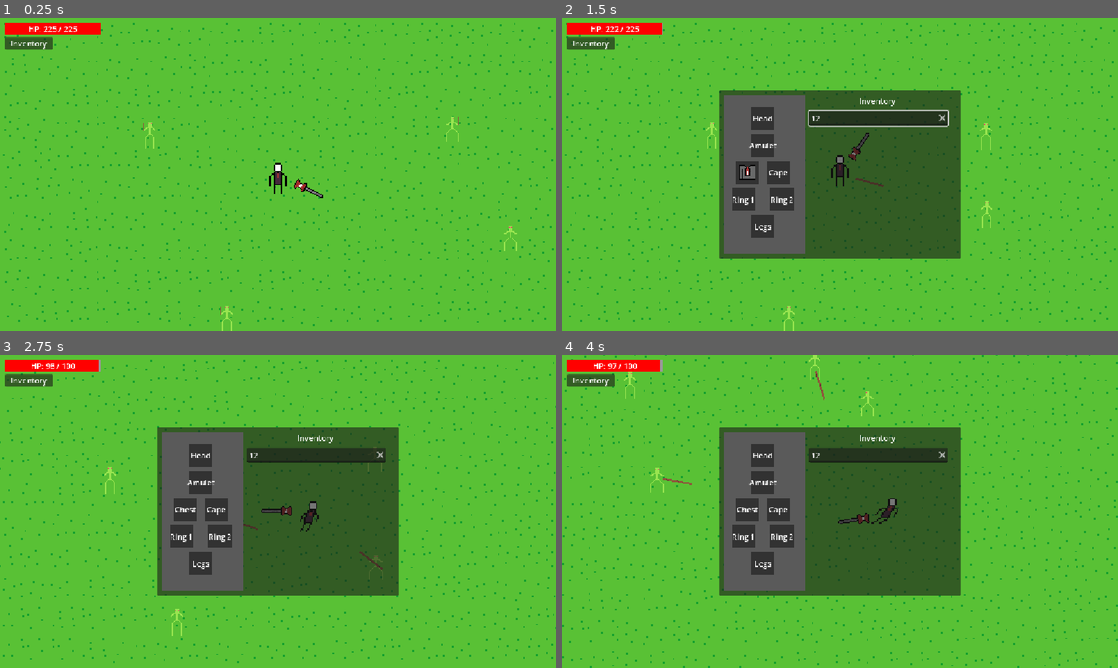
Above: before the commit, frames 1-4 (two rows, left to right).
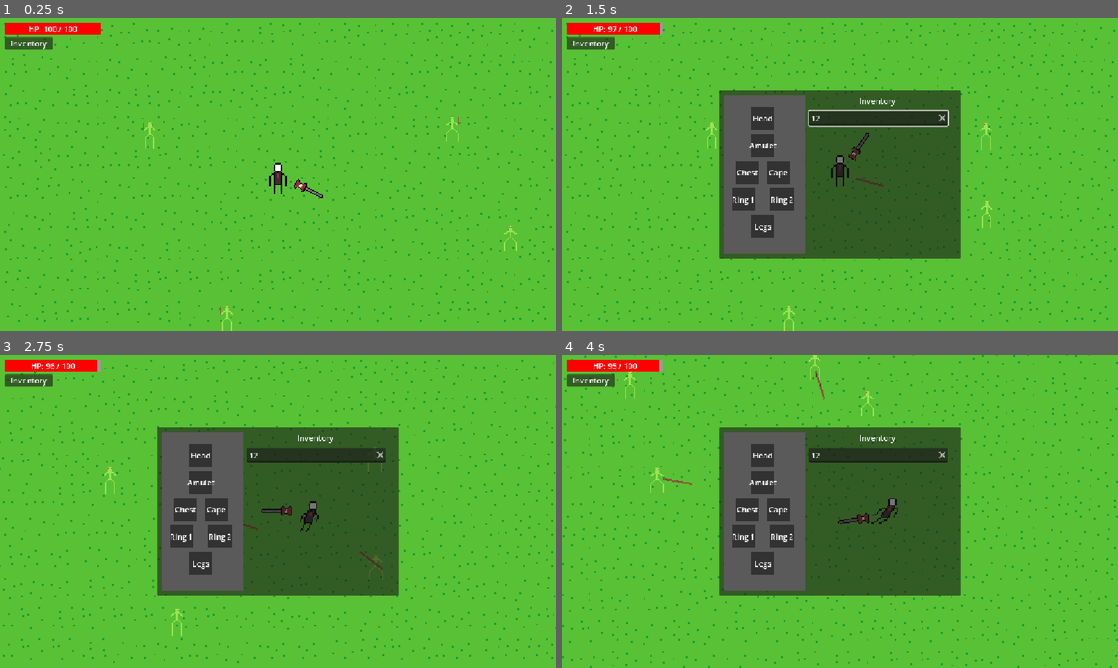
Above: after the commit, the same moments.

Repository: LavaWander/Slesh
Game: Godot game, scene res://world.tscn
Two runs of this game, one before a commit and one after it. Both use one fixed random seed, a clock stepped at 60 frames per second and the inputs below.
Inputs (mouse positions are in pixels of both pictures, inside the frame that each line leads up to):
- Up to frame 1 (0.25 s): no input
- Up to frame 2 (1.5 s): click (589, 43) at 0.5 s; click (878, 118) at 1.27 s; type "12" at 1.35 s
- Up to frame 3 (2.75 s): tap Enter at 2 s; move the mouse to (183, 508) at 2.02 s; hold D (move_right) from 2.03 s (still down); hold Right mouse button (attack_slash) from 2.03 s (still down); click (183, 508) at 2.17 s
- Up to frame 4 (4 s): move the mouse to (778, 508) at 2.77 s; release D (move_right) at 2.78 s; release Right mouse button (attack_slash) at 2.78 s; hold S (move_down) 2.78-3.53 s; click (778, 508) at 2.85 s; move the mouse to (745, 536) at 3.52 s; hold D (move_right) from 3.53 s (still down); hold Shift (run) from 3.53 s (still down); click (745, 536) at 3.67 s

The runs differ from the first frame. In frame 1, less than 0.1% of the frame differs, in the area x 7-14%, y 2-5%; in frame 2, 0.3%, in the area x 5-36%, y 1-52%; in frame 3, less than 0.1%; in frame 4, less than 0.1%.

Commit message:
Item Tooltips

Diff:
--- a/Game/items/business_armor.tres
+++ b/Game/items/business_armor.tres
@@ -1,31 +1,31 @@
 [gd_resource type="Resource" script_class="ItemData" format=3 uid="uid://bswng6wpisei0"]
 
-[ext_resource type="Texture2D" uid="uid://boljg2ieuc2s5" path="res://assets/business_armor.png" id="1_6nnjn"]
+[ext_resource type="Texture2D" uid="uid://h2ohmv8a2v8c" path="res://icon.svg" id="1_6nnjn"]
 [ext_resource type="Script" uid="uid://cy3g7c0rtvb4t" path="res://items/stat_modifier.gd" id="2_8imah"]
 [ext_resource type="Script" uid="uid://dckq8o12ke3vx" path="res://items/item_data.gd" id="3_i57dy"]
 
 [sub_resource type="Resource" id="Resource_j5o57"]
 script = ExtResource("2_8imah")
-value = 50.0
+value = 10.0
 metadata/_custom_type_script = "uid://cy3g7c0rtvb4t"
 
 [sub_resource type="Resource" id="Resource_6nnjn"]
 script = ExtResource("2_8imah")
 mode = 1
-value = 1.5
+value = 3.0
 metadata/_custom_type_script = "uid://cy3g7c0rtvb4t"
 
 [sub_resource type="Resource" id="Resource_8imah"]
 script = ExtResource("2_8imah")
-stat_id = 10
+stat_id = 5
 mode = 1
 value = 2.0
 metadata/_custom_type_script = "uid://cy3g7c0rtvb4t"
 
 [resource]
 script = ExtResource("3_i57dy")
-item_id = &"business_armor"
-display_name = "Business Armor"
+item_id = &"godot_armor"
+display_name = "Godot Armor"
 icon = ExtResource("1_6nnjn")
 equip_slot = &"chest"
 modifiers = Array[ExtResource("2_8imah")]([SubResource("Resource_j5o57"), SubResource("Resource_6nnjn"), SubResource("Resource_8imah")])
--- /dev/null
+++ b/Game/items/godot_armor.tres
@@ -0,0 +1,32 @@
+[gd_resource type="Resource" script_class="ItemData" format=3 uid="uid://dvbq7e3d4etvv"]
+
+[ext_resource type="Texture2D" uid="uid://boljg2ieuc2s5" path="res://assets/business_armor.png" id="1_mndbw"]
+[ext_resource type="Script" uid="uid://cy3g7c0rtvb4t" path="res://items/stat_modifier.gd" id="2_xo57t"]
+[ext_resource type="Script" uid="uid://dckq8o12ke3vx" path="res://items/item_data.gd" id="3_wenqi"]
+
+[sub_resource type="Resource" id="Resource_j5o57"]
+script = ExtResource("2_xo57t")
+value = 50.0
+metadata/_custom_type_script = "uid://cy3g7c0rtvb4t"
+
+[sub_resource type="Resource" id="Resource_6nnjn"]
+script = ExtResource("2_xo57t")
+mode = 1
+value = 1.5
+metadata/_custom_type_script = "uid://cy3g7c0rtvb4t"
+
+[sub_resource type="Resource" id="Resource_8imah"]
+script = ExtResource("2_xo57t")
+stat_id = 10
+mode = 1
+value = 2.0
+metadata/_custom_type_script = "uid://cy3g7c0rtvb4t"
+
+[resource]
+script = ExtResource("3_wenqi")
+item_id = &"business_armor"
+display_name = "Business Armor"
+icon = ExtResource("1_mndbw")
+equip_slot = &"chest"
+modifiers = Array[ExtResource("2_xo57t")]([SubResource("Resource_j5o57"), SubResource("Resource_6nnjn"), SubResource("Resource_8imah")])
+metadata/_custom_type_script = "uid://dckq8o12ke3vx"
--- a/Game/player/player.gd
+++ b/Game/player/player.gd
@@ -17,7 +17,7 @@
 	move_and_slide()
 
 	# handle animation
-	var sprite = $AnimatedSprite2D
+	var sprite: AnimatedSprite2D = $AnimatedSprite2D
 	if direction != Vector2.ZERO:
 		if is_running:
 			sprite.animation = "run"
@@ -36,16 +36,15 @@
 @onready var inventory: InventoryComponent = $InventoryComponent
 @onready var equipment: EquipmentComponent = $EquipmentComponent
 @onready var stats: StatsComponent = $StatsComponent
+var starter_items := [
+	&"business_armor",
+	&"godot_armor"
+]
 
 func _ready():
-	var armor := ItemDatabase.get_item(&"business_armor")
-	var added := inventory.add_item(armor, 1)
-	print("Add item success: ", added)
-
-	var equipped_success := equipment.equip(armor)
-	print("Equip success: ", equipped_success)
-
-	print("max_health add: ", stats.get_add(&"max_health"))
-	print("max_health mult: ", stats.get_mult(&"max_health"))
+	for item_id in starter_items:
+		var item := ItemDatabase.get_item(item_id)
+		if item != null:
+			inventory.add_item(item, 1)
 
 	add_to_group("player")
--- a/Game/ui/common/equipment_slot.gd
+++ b/Game/ui/common/equipment_slot.gd
@@ -2,6 +2,8 @@
 class_name EquipmentSlotUI
 
 signal clicked(slot_name: StringName)
+signal hovered(item: ItemData)
+signal unhovered
 
 @export var slot_name: StringName
 
@@ -14,11 +16,22 @@
 
 func _ready() -> void:
 	mouse_filter = Control.MOUSE_FILTER_STOP
+	mouse_entered.connect(_on_mouse_entered)
+	mouse_exited.connect(_on_mouse_exited)
 
 
 func _gui_input(event: InputEvent) -> void:
 	if event is InputEventMouseButton and event.pressed and event.button_index == MOUSE_BUTTON_LEFT:
 		clicked.emit(slot_name)
+
+
+func _on_mouse_entered() -> void:
+	if item != null:
+		hovered.emit(item)
+
+
+func _on_mouse_exited() -> void:
+	unhovered.emit()
 
 
 func set_item(new_item: ItemData) -> void:
@@ -34,4 +47,5 @@
 
 
 func _format_slot_name(value: StringName) -> String:
-	return String(value).capitalize()
+	var text := String(value)
+	return text.capitalize()
--- a/Game/ui/common/equipment_slot.tscn
+++ b/Game/ui/common/equipment_slot.tscn
@@ -22,7 +22,6 @@
 color = Color(0.19793725, 0.19793722, 0.19793722, 1)
 
 [node name="Icon" type="TextureRect" parent="." unique_id=1840087127]
-z_index = 1
 custom_minimum_size = Vector2(48, 48)
 layout_mode = 1
 anchors_preset = 15
--- a/Game/ui/common/item_slot.gd
+++ b/Game/ui/common/item_slot.gd
@@ -2,6 +2,8 @@
 class_name ItemSlotUI
 
 signal clicked(item: ItemData)
+signal hovered(item: ItemData)
+signal unhovered
 
 var item: ItemData = null
 
@@ -12,11 +14,23 @@
 
 func _ready() -> void:
 	mouse_filter = Control.MOUSE_FILTER_STOP
-
+	mouse_entered.connect(_on_mouse_entered)
+	mouse_exited.connect(_on_mouse_exited)
 
 func _gui_input(event: InputEvent) -> void:
 	if event is InputEventMouseButton and event.pressed and event.button_index == MOUSE_BUTTON_LEFT:
 		clicked.emit(item)
+
+
+func _on_mouse_entered() -> void:
+	print("entered item slot: ", item)
+	if item != null:
+		hovered.emit(item)
+
+
+func _on_mouse_exited() -> void:
+	print("exited item slot")
+	unhovered.emit()
 
 
 func set_item(new_item: ItemData, quantity: int) -> void:
--- a/Game/ui/common/item_slot.tscn
+++ b/Game/ui/common/item_slot.tscn
@@ -19,10 +19,10 @@
 anchor_bottom = 1.0
 grow_horizontal = 2
 grow_vertical = 2
+mouse_filter = 2
 color = Color(0.19607843, 0.19607843, 0.19607843, 1)
 
 [node name="Icon" type="TextureRect" parent="." unique_id=1840087127]
-z_index = 1
 custom_minimum_size = Vector2(64, 64)
 layout_mode = 1
 anchors_preset = 15
@@ -30,6 +30,7 @@
 anchor_bottom = 1.0
 grow_horizontal = 2
 grow_vertical = 2
+mouse_filter = 2
 
 [node name="QuantityLabel" type="Label" parent="." unique_id=1382429076]
 z_index = 1
--- /dev/null
+++ b/Game/ui/common/tooltip.gd
@@ -0,0 +1,123 @@
+extends Panel
+class_name ItemTooltip
+
+@onready var primary_name_label: Label = $MarginContainer/VBoxContainer/PrimaryNameLabel
+@onready var primary_stats_label: Label = $MarginContainer/VBoxContainer/PrimaryStatsLabel
+@onready var separator: HSeparator = $MarginContainer/VBoxContainer/Separator
+@onready var compare_name_label: Label = $MarginContainer/VBoxContainer/CompareNameLabel
+@onready var compare_stats_label: Label = $MarginContainer/VBoxContainer/CompareStatsLabel
+
+var is_showing: bool = false
+
+
+func _ready() -> void:
+	visible = false
+	mouse_filter = Control.MOUSE_FILTER_IGNORE
+
+
+func _process(_delta: float) -> void:
+	if not visible:
+		return
+
+	global_position = get_viewport().get_mouse_position()
+
+
+func show_tooltip(item: ItemData, compare_item: ItemData = null) -> void:
+	if item == null:
+		hide_tooltip()
+		return
+
+	primary_name_label.text = _get_item_name(item)
+	primary_stats_label.text = _build_stats_text(item)
+
+	if compare_item != null:
+		separator.visible = true
+		compare_name_label.visible = true
+		compare_stats_label.visible = true
+
+		compare_name_label.text = "Equipped: " + _get_item_name(compare_item)
+		compare_stats_label.text = _build_stats_text(compare_item)
+	else:
+		separator.visible = false
+		compare_name_label.visible = false
+		compare_stats_label.visible = false
+		compare_name_label.text = ""
+		compare_stats_label.text = ""
+
+	visible = true
+	is_showing = true
+
+	# Let layout update itself to the text content
+	reset_size()
+	size = Vector2.ZERO
+	custom_minimum_size = Vector2.ZERO
+
+
+func hide_tooltip() -> void:
+	visible = false
+	is_showing = false
+
+
+func _get_item_name(item: ItemData) -> String:
+	if item.display_name != "":
+		return item.display_name
+	return String(item.item_id)
+
+
+func _build_stats_text(item: ItemData) -> String:
+	if item == null or item.modifiers.is_empty():
+		return "No stats"
+
+	var lines: Array[String] = []
+
+	for modifier in item.modifiers:
+		if modifier == null:
+			continue
+
+		var stat_name: String = _format_stat_name(_get_modifier_stat_name(modifier))
+		var line: String
+
+		match modifier.mode:
+			StatModifier.Mode.ADD:
+				if modifier.value >= 0:
+					line = "+%s %s" % [_format_value(modifier.value), stat_name]
+				else:
+					line = "%s %s" % [_format_value(modifier.value), stat_name]
+			StatModifier.Mode.MULTIPLY:
+				line = "x%s %s" % [_format_value(modifier.value), stat_name]
+			_:
+				line = "%s %s" % [_format_value(modifier.value), stat_name]
+
+		lines.append(line)
+
+	if lines.is_empty():
+		return "No stats"
+
+	return "\n".join(lines)
+
+
+func _format_stat_name(stat_name: StringName) -> String:
+	var text := String(stat_name)
+	text = text.replace("_", " ")
+	return text.capitalize()
+
+
+func _format_value(value: float) -> String:
+	if is_equal_approx(value, round(value)):
+		return str(int(round(value)))
+	return str(snappedf(value, 0.01))
+
+
+func _get_modifier_stat_name(modifier: StatModifier) -> StringName:
+	if modifier == null:
+		return &""
+
+	# supports enum-based StatModifier
+	if modifier.has_method("get_stat_name"):
+		return modifier.get_stat_name()
+
+	# fallback for older string-based StatModifier
+	if "stat_name" in modifier:
+		return modifier.stat_name
+
+	return &"unknown_stat"
--- /dev/null
+++ b/Game/ui/common/tooltip.tscn
@@ -0,0 +1,42 @@
+[gd_scene format=3 uid="uid://cd0rxvgaldefv"]
+
+[ext_resource type="Script" uid="uid://dabaev3ypd3a6" path="res://ui/common/tooltip.gd" id="1_8oamj"]
+
+[node name="Tooltip" type="Panel" unique_id=2045001427]
+mouse_filter = 2
+script = ExtResource("1_8oamj")
+
+[node name="MarginContainer" type="MarginContainer" parent="." unique_id=569836987]
+layout_mode = 0
+offset_right = 132.0
+offset_bottom = 112.0
+
+[node name="ColorRect" type="ColorRect" parent="MarginContainer" unique_id=1253548738]
+layout_mode = 2
+color = Color(0.16565639, 0.16565642, 0.16565636, 1)
+
+[node name="VBoxContainer" type="VBoxContainer" parent="MarginContainer" unique_id=550692768]
+layout_mode = 2
+
+[node name="PrimaryNameLabel" type="Label" parent="MarginContainer/VBoxContainer" unique_id=290154042]
+layout_mode = 2
+horizontal_alignment = 1
+autowrap_mode = 3
+
+[node name="PrimaryStatsLabel" type="Label" parent="MarginContainer/VBoxContainer" unique_id=309564561]
+layout_mode = 2
+horizontal_alignment = 1
+autowrap_mode = 3
+
+[node name="Separator" type="HSeparator" parent="MarginContainer/VBoxContainer" unique_id=1633897408]
+layout_mode = 2
+
+[node name="CompareNameLabel" type="Label" parent="MarginContainer/VBoxContainer" unique_id=249730392]
+layout_mode = 2
+horizontal_alignment = 1
+autowrap_mode = 3
+
+[node name="CompareStatsLabel" type="Label" parent="MarginContainer/VBoxContainer" unique_id=1353272239]
+layout_mode = 2
+horizontal_alignment = 1
+autowrap_mode = 3
--- a/Game/ui/inventory/inventory_panel.gd
+++ b/Game/ui/inventory/inventory_panel.gd
@@ -1,6 +1,7 @@
 extends Control
 
 @export var slot_scene: PackedScene
+@export var tooltip_path: NodePath
 
 @onready var background: Panel = $Background
 @onready var title_label: Label = $Background/TitleLabel
@@ -8,6 +9,7 @@
 @onready var slots_scroll: ScrollContainer = $Background/SlotsScroll
 @onready var slots_grid: GridContainer = $Background/SlotsScroll/SlotsGrid
 @onready var equipment_panel: Control = $Background/EquipmentPanel
+var tooltip: ItemTooltip
 
 var player: Node = null
 var inventory: InventoryComponent = null
@@ -24,6 +26,8 @@
 	search_box.focus_entered.connect(_on_search_focus_entered)
 	search_box.focus_exited.connect(_on_search_focus_exited)
 
+	if tooltip_path != NodePath():
+		tooltip = get_node_or_null(tooltip_path) as ItemTooltip
 
 func _input(event: InputEvent) -> void:
 	if not visible:
@@ -126,6 +130,8 @@
 			slot_ui.set_equipped_highlight(true)
 
 		slot_ui.clicked.connect(_on_inventory_slot_clicked)
+		slot_ui.hovered.connect(_on_inventory_slot_hovered)
+		slot_ui.unhovered.connect(_on_slot_unhovered)
 
 
 func _refresh_equipment() -> void:
@@ -141,6 +147,12 @@
 			if not slot_ui.clicked.is_connected(_on_equipment_slot_clicked):
 				slot_ui.clicked.connect(_on_equipment_slot_clicked)
 
+			if not slot_ui.hovered.is_connected(_on_equipment_slot_hovered):
+				slot_ui.hovered.connect(_on_equipment_slot_hovered)
+
+			if not slot_ui.unhovered.is_connected(_on_slot_unhovered):
+				slot_ui.unhovered.connect(_on_slot_unhovered)
+
 
 func _slot_matches_search(slot: InventorySlot) -> bool:
 	if search_text == "":
@@ -201,3 +213,38 @@
 
 	equipment.unequip(slot_name)
 	_refresh()
+
+
+func _get_equipped_item_for_same_slot(item: ItemData) -> ItemData:
+	if equipment == null or item == null:
+		return null
+
+	if item.equip_slot == StringName():
+		return null
+
+	return equipment.get_item(item.equip_slot)
+
+
+func _on_inventory_slot_hovered(item: ItemData) -> void:
+	if tooltip == null or item == null:
+		return
+
+	var compare_item := _get_equipped_item_for_same_slot(item)
+
+	# Do not show duplicate comparison if the hovered item itself is equipped
+	if compare_item == item:
+		compare_item = null
+
+	tooltip.show_tooltip(item, compare_item)
+
+
+func _on_equipment_slot_hovered(item: ItemData) -> void:
+	if tooltip == null or item == null:
+		return
+
+	tooltip.show_tooltip(item)
+
+
+func _on_slot_unhovered() -> void:
+	if tooltip != null:
+		tooltip.hide_tooltip()
--- a/Game/world.tscn
+++ b/Game/world.tscn
@@ -6,6 +6,7 @@
 [ext_resource type="PackedScene" uid="uid://dbahm0ih5jv1f" path="res://ui/hud/hud.tscn" id="4_aqk2v"]
 [ext_resource type="Script" uid="uid://0p0do4t2pyqs" path="res://ui_root.gd" id="4_dwbse"]
 [ext_resource type="PackedScene" uid="uid://gbg2cvuou8uj" path="res://ui/inventory/inventory_panel.tscn" id="5_036b0"]
+[ext_resource type="PackedScene" uid="uid://cd0rxvgaldefv" path="res://ui/common/tooltip.tscn" id="7_pkg7o"]
 
 [sub_resource type="TileSetAtlasSource" id="TileSetAtlasSource_aqk2v"]
 texture = ExtResource("1_fj7yv")
@@ -188,3 +189,6 @@
 [node name="HUD" parent="UIRoot" unique_id=979824964 instance=ExtResource("4_aqk2v")]
 
 [node name="InventoryPanel" parent="UIRoot" unique_id=1032686364 instance=ExtResource("5_036b0")]
+tooltip_path = NodePath("../Tooltip")
+
+[node name="Tooltip" parent="UIRoot" unique_id=2045001427 instance=ExtResource("7_pkg7o")]
Not shown, added: Game/ui/common/tooltip.gd.uid
Not shown, changed: Notes.txt
